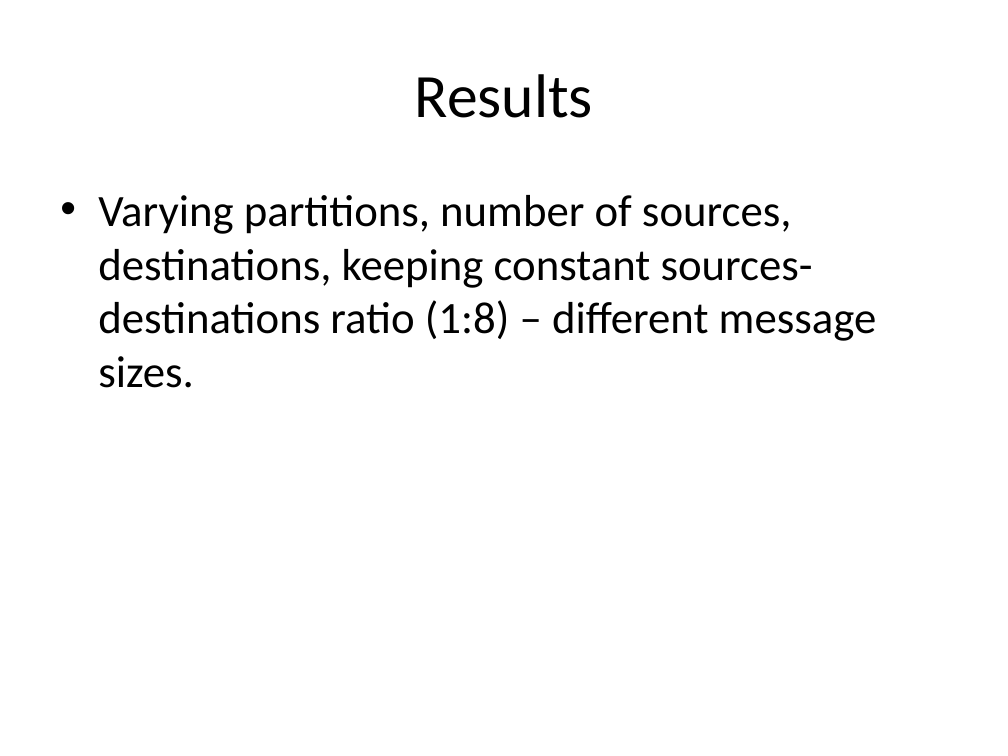
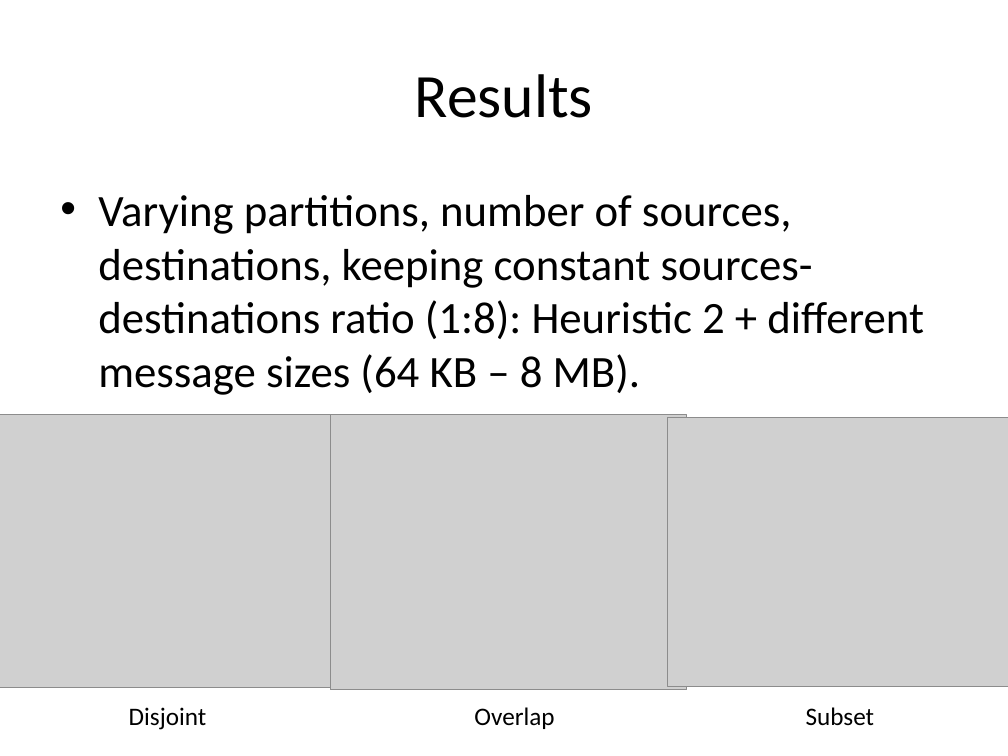
Before and after one commit to huyba/optiq, a slide deck: slide 6 of docs/Meeting_June_19.pptx (slide 5 before the commit). Drawn at 1008x756 pixels with LibreOffice and Linux fonts; fonts in the diff are those of the drawing; grey boxes stand for pictures. Boxes give left, top, right and bottom in pixels: in the first picture for what was removed or moved away, otherwise in the second. Text is boxed around its words. In the diff, an @@ line names an element or a change of style, - is before the commit and + after.

Commit message:
edits on slides

```diff
--- a/docs/Meeting_June_19.pptx
+++ b/docs/Meeting_June_19.pptx
@@ text at box(98, 195, 924, 395): text changed @@
-• Varying partitions, number of sources, destinations, keeping constant sources-destinations ratio (1:8) – different message sizes.
+• Varying partitions, number of sources, destinations, keeping constant sources-destinations ratio (1:8): Heuristic 2 + different message sizes (64 KB – 8 MB).
@@ picture added at box(0, 414, 351, 687) @@
@@ picture added at box(331, 414, 687, 689) @@
@@ picture added at box(668, 417, 1008, 686) @@
@@ text added at box(129, 707, 207, 730), 18 pt, text #000000 @@
+Disjoint
@@ text added at box(474, 707, 554, 729), 18 pt, text #000000 @@
+Overlap
@@ text added at box(806, 707, 875, 726), 18 pt, text #000000 @@
+Subset
```
Also in this commit, not shown: 5 other slides changed, 1 slide added.
